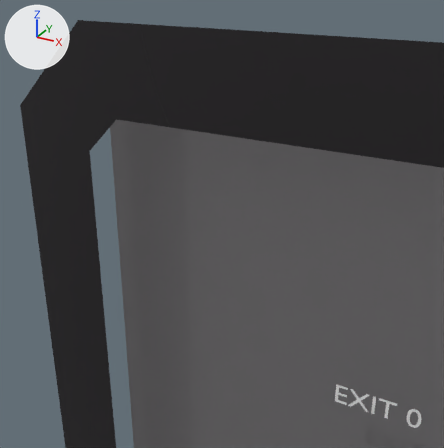
One commit to the glTF model assets/levels/maps/Sandbox.glb: the scene before it, then after it.
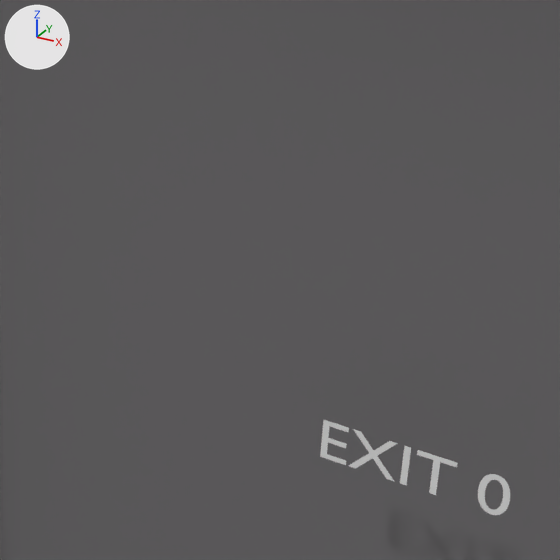
Each version is shown from a camera (50 mm lens) standing at (-444.0, -517.0, 663.0) and looking at (-752.0, 42.0, 384.0), then close up on the part from 43% to 100% of the width and 43% to 100% of the height. The lights are fixed; the arrows at upper left show +X, +Y and +Z. Where no turn or scale is listed for an object, it has been applied to the vertices.

The first close-up shows 'Floor.002', 'Text.006'.
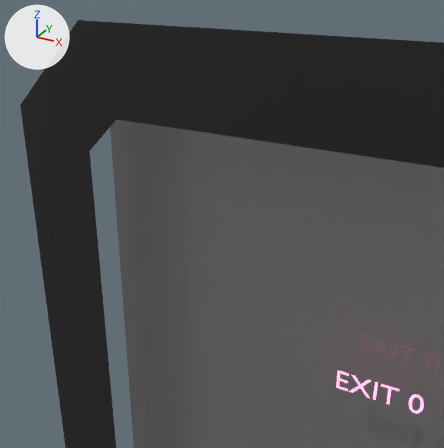
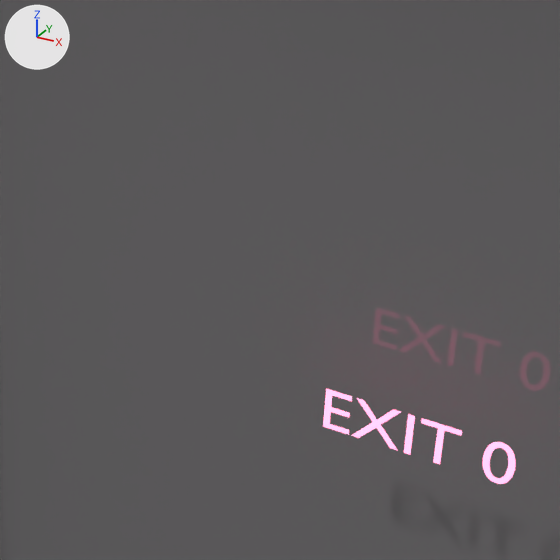
Changed parts and their boxes (x1, y1, x2, y2) in the close-ups (560 x 560 px):
'Text.006', recoloured, moved
    before: (320, 420, 510, 515)
    after: (323, 389, 516, 484)

The edits, one by one:
Material 'BeltRed1.002' (mat_beltred1_002) is new.
Its base color is (1.0, 1.0, 1.0) (white #ffffff).
Its roughness is 0.553.
Its emission color is (1.0, 0.0518, 0.286) (pink #ff4092).
Its emission strength is 1.86.
me_text_007 has 132 vertices, 124 faces and spans x -48.4..50.0, y 0.0, z -0.3..24.9.
me_text_007 now uses material mat_beltred1_002 (white #ffffff).
Object 'Text.006' (ob_text_006) moves from (-560.0, 57.0, 180.0) to (-560.0, 57.0, 200.0).
